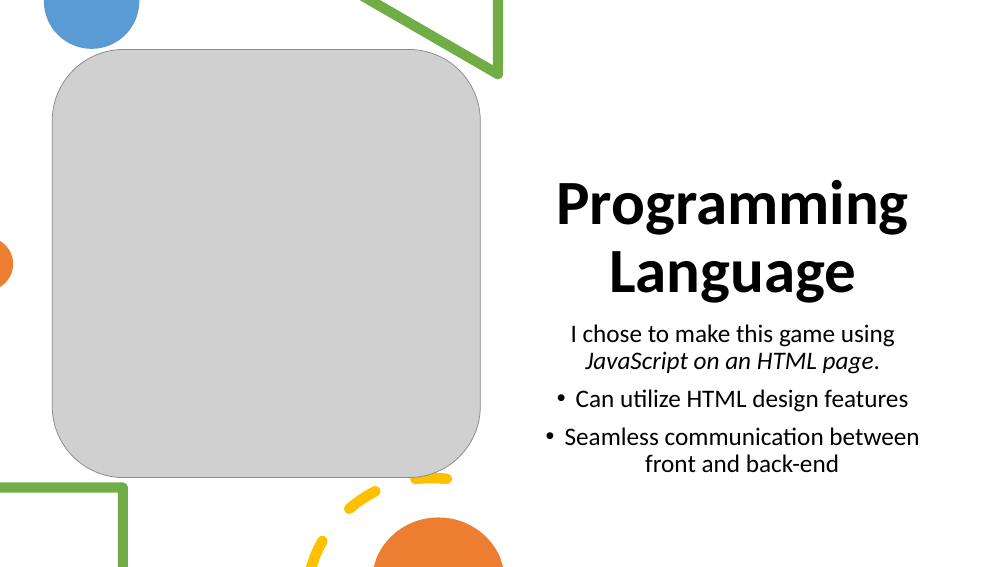
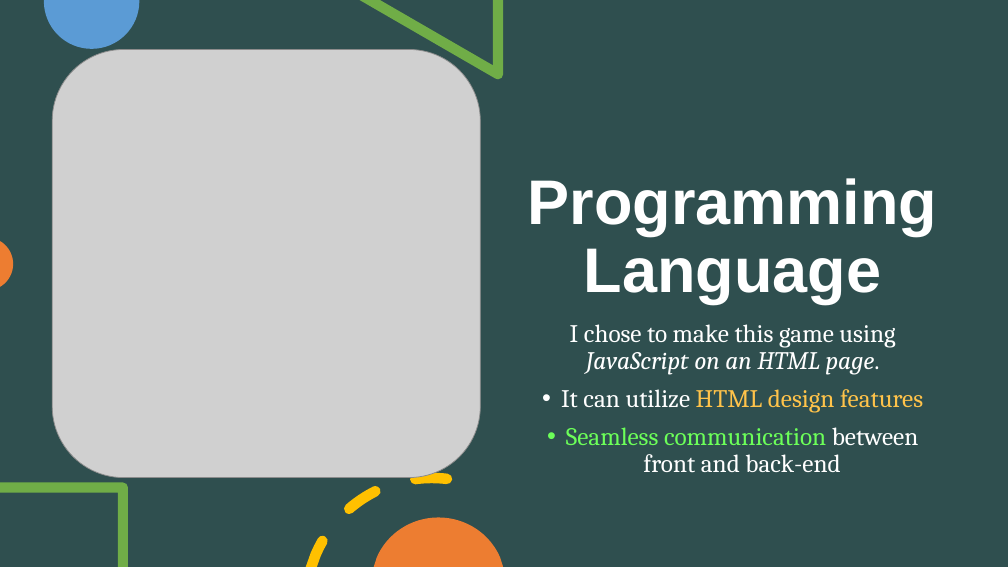
Before and after one commit to MatteoSalverio/ratlab, a slide deck: slide 4 of projects/crosswordle2/CrossWordle Presentation.pptx (slide 5 before the commit). Drawn at 1008x567 pixels with LibreOffice and Linux fonts; fonts in the diff are those of the drawing; grey boxes stand for pictures. Boxes give left, top, right and bottom in pixels: in the first picture for what was removed or moved away, otherwise in the second. Text is boxed around its words. In the diff, an @@ line names an element or a change of style, - is before the commit and + after.

```diff
--- a/projects/crosswordle2/CrossWordle Presentation.pptx
+++ b/projects/crosswordle2/CrossWordle Presentation.pptx
@@ background #FFFFFF to #2F4F4F @@
@@ title "Programming Language" at box(528, 178, 937, 303): font Calibri to Arial, text colour #000000 to #FFFFFF @@
@@ text at box(566, 324, 919, 473): font Calibri to Cambria in "I chose to make this game using ...", "Seamless communication between front and back-end"; text colour #000000 to #FFFFFF in "I chose to make this game using ...", "between front and back-end"; text colour #000000 to #6CFF59 in "Seamless communication" @@
@@ text at box(561, 389, 923, 413): text changed; font Calibri to Cambria; text colour #000000 to #FFC34A @@
-• Can utilize HTML design features
+• It can utilize HTML design features
```
Also in this commit, not shown: 4 other slides changed, 11 slides added, 1 slide removed, 3 other files.
